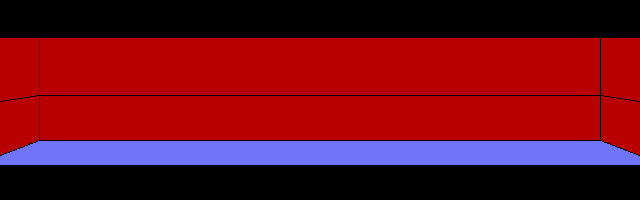
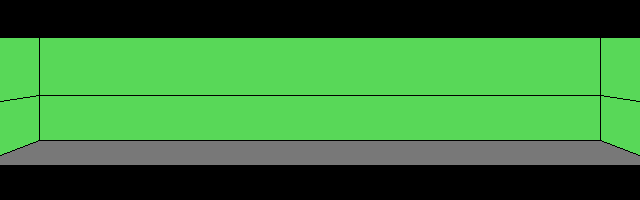
Layer changes from the first 640 × 200 image to the second:
painted on "golv #1" over <box>0,141,640,165</box>
painted on "vägg" over <box>0,38,640,162</box>
